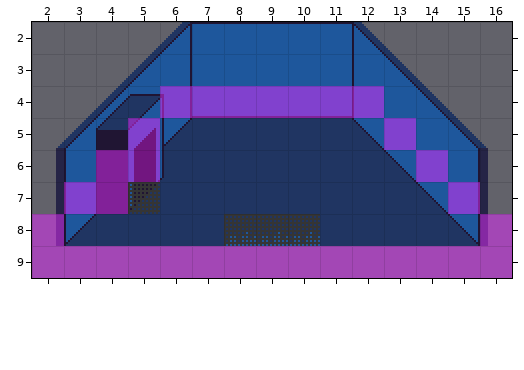
Level history. Tiled map: res/maps/snow_city/snow_building_entrance.tmx. Above: the version before the commit.
Cells are 16x16 px. Shown: x 2..16, y 2..9.
New version:
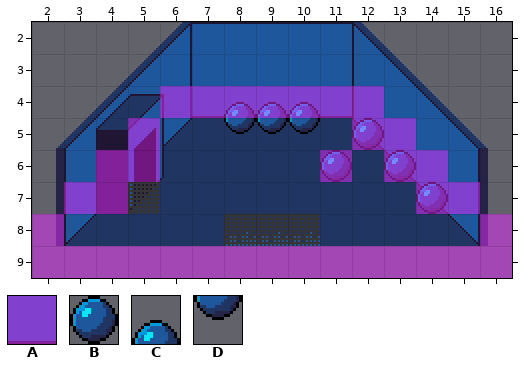
Key: from "snow_city": A 0, B 128, C 144, D 160.
_ is an empty cell.
Tiles of an added or newly shown layer are drawn over the layers below it.
See-through tiles are keyed as they look on the map.
The exact change:
Layer "props" (added):
y 4: x 8..10 ___ -> CCC
y 5: x 8..10 ___ -> DDD; x 12 _ -> B
y 6: x 11 _ -> B; x 13 _ -> B
y 7: x 14 _ -> B
Layer "collision":
y 5: x 12 _ -> A
y 6: x 11 _ -> A; x 13 _ -> A
y 7: x 14 _ -> A
Boxes around the changes in both pictures, in picture pixels (x1, y1, x2, y2):
added: (224, 102, 448, 214)
